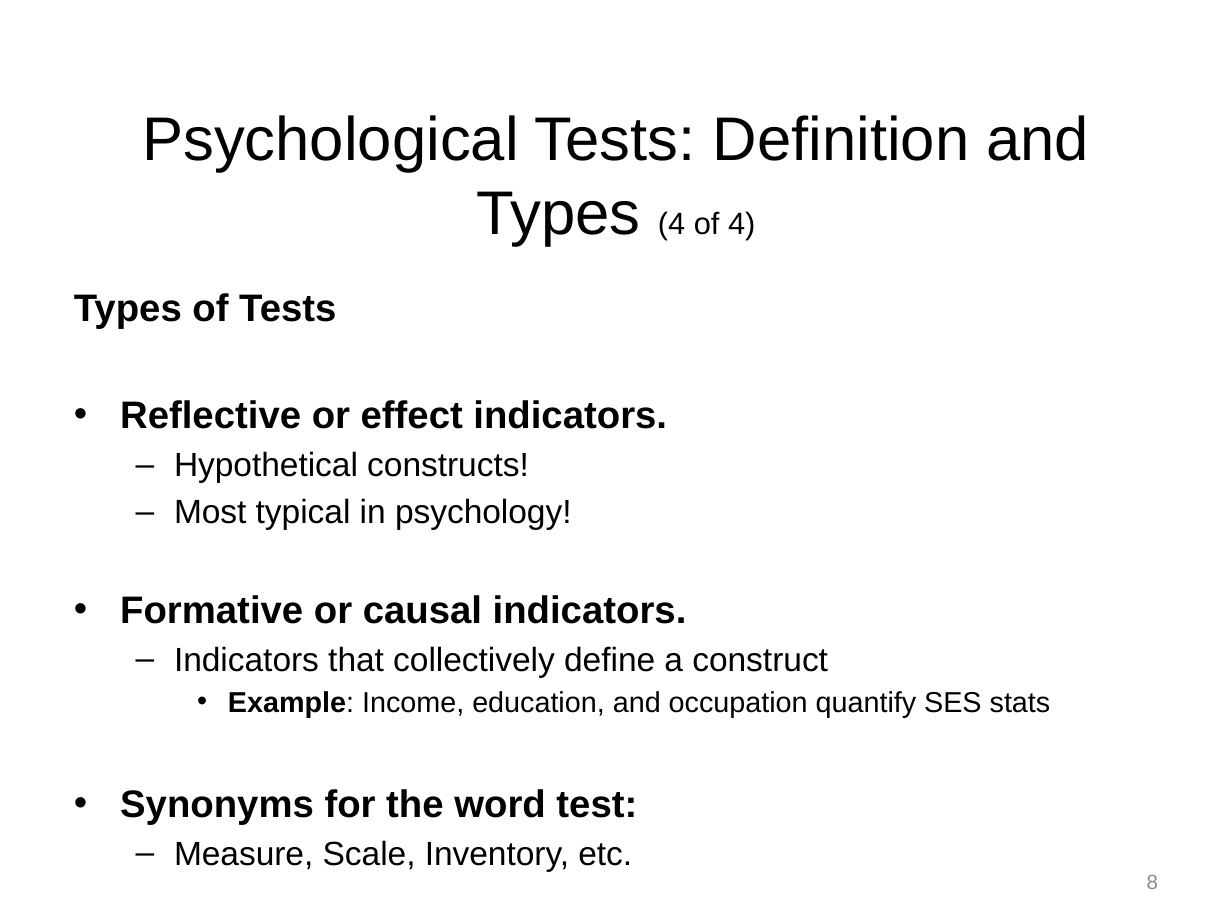
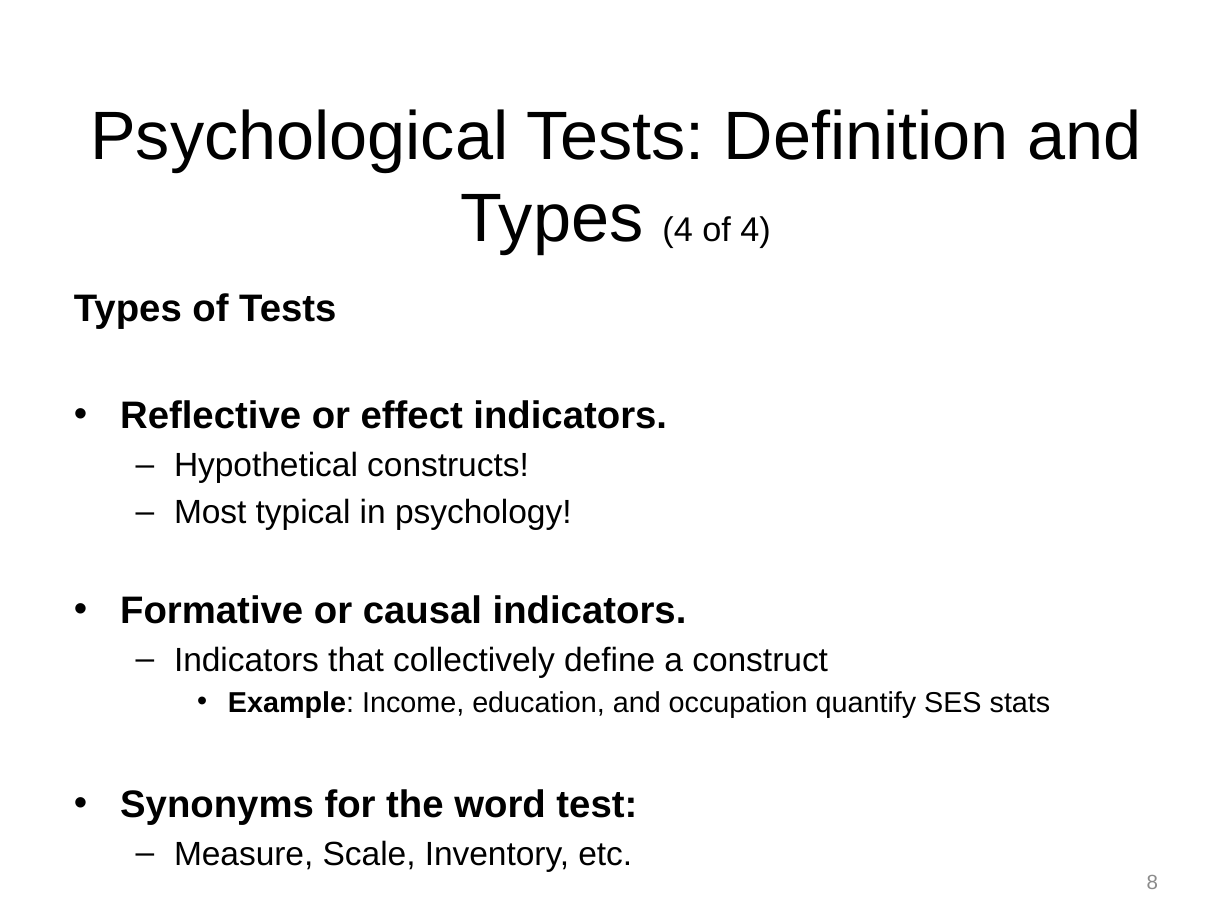
Before and after one commit to npm27/Teaching-Materials, a slide deck: slide 8 of Tests and Eval F24/Slides/1 Chapter 1.pptx. Drawn at 1232x924 pixels with LibreOffice and Linux fonts; fonts in the diff are those of the drawing. Boxes give left, top, right and bottom in pixels: in the first picture for what was removed or moved away, otherwise in the second. Text is boxed around its words. In the diff, an @@ line names an element or a change of style, - is before the commit and + after.

```diff
--- a/Tests and Eval F24/Slides/1 Chapter 1.pptx
+++ b/Tests and Eval F24/Slides/1 Chapter 1.pptx
@@ title "Psychological Tests: Definition and Types ..." at [90, 109, 1142, 254]: size 36 to 40 pt in "Psychological Tests: Definition and Types"; size 18 to 20 pt in "(4 of 4)" @@
```
Also in this commit, not shown: 1 other slide changed, 3 other files.
